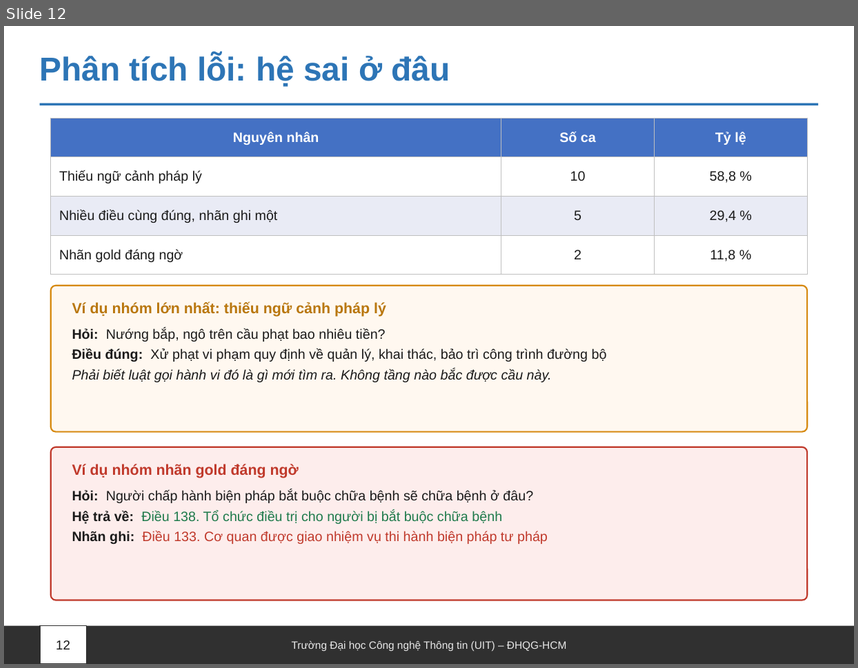
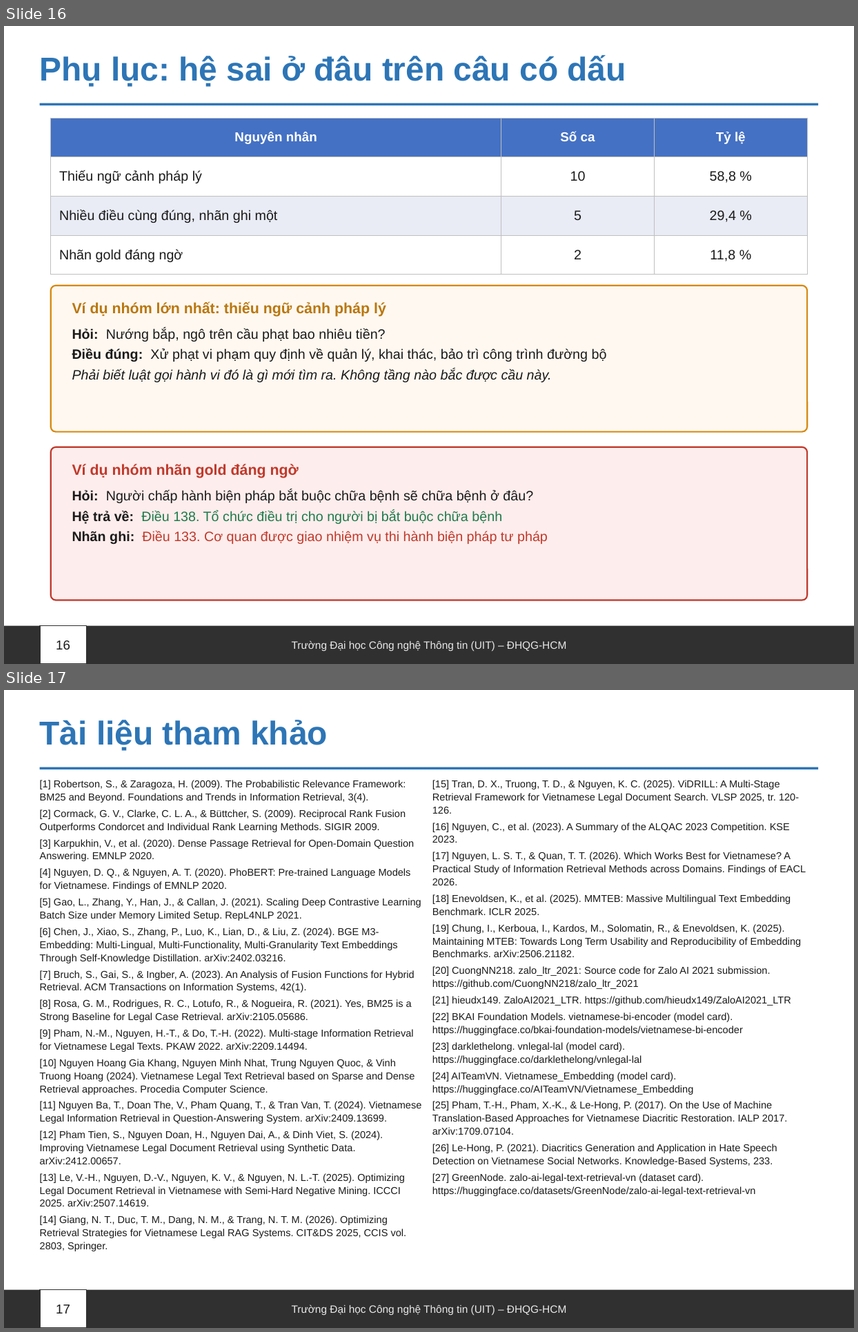
Before and after one commit to Messiac24/vietnamese-legal-retrieval-khong-dau, a slide deck: docs/slides/Nhom09_XLNNTN_BaoCao.pptx. Shown one above the other, each under a label of ours: slide 12 before the commit, slides 16 and 17 after it. The pictures are 858x668 and 858x1332 pixels, drawn with LibreOffice and Linux fonts; fonts in the diff are those of the drawing. Boxes give left, top, right and bottom in pixels: in the first picture for what was removed or moved away, otherwise in the second. Text is boxed around its words. In the diff, an @@ line names an element or a change of style, - is before the commit and + after.

Commit message:
docs: doi ten de tai, them nghien cuu truoc, sap lai slide cho 7 phut
- Ten moi: Truy hoi dieu luat tieng Viet cho cau hoi go khong dau: phuc hoi
  dau, truy hoi lai va kiem toan ro ri du lieu
- NGHIEN_CUU_LIEN_QUAN.md: 27 nguon da doi chieu, bon khoang trong, hai cau
  hoi nghien cuu, ket qua dat canh nghien cuu truoc
- Slide: 13 slide chinh va 4 phu luc. Them nghien cuu truoc, khoang trong,
  hai slide cau khong dau. Chia doan, bang bon o, phan tich loi chuyen xuong
  phu luc. Tai lieu tham khao doc thang tu NGHIEN_CUU_LIEN_QUAN.md

```diff
--- a/docs/slides/Nhom09_XLNNTN_BaoCao.pptx
+++ b/docs/slides/Nhom09_XLNNTN_BaoCao.pptx
@@ slide 17 added at (x1=4, y1=690, x2=854, y2=1328), background #FFFFFF @@
@@ text added at (x1=40, y1=720, x2=328, y2=751), 28 pt, text #2D75B6, bold @@
+Tài liệu tham khảo
@@ line added from (40, 768) to (818, 768), #2D75B6 2 pt @@
@@ text added at (x1=40, y1=780, x2=422, y2=1251), 8.5 pt, text #1A1A1A @@
+[1] Robertson, S., & Zaragoza, H. (2009). The Probabilistic Relevance Framework: BM25 and Beyond. Foundations and Trends in Information Retrieval, 3(4).
+[2] Cormack, G. V., Clarke, C. L. A., & Büttcher, S. (2009). Reciprocal Rank Fusion Outperforms Condorcet and Individual Rank Learning Methods. SIGIR 2009.
+[3] Karpukhin, V., et al. (2020). Dense Passage Retrieval for Open-Domain Question Answering. EMNLP 2020.
+[4] Nguyen, D. Q., & Nguyen, A. T. (2020). PhoBERT: Pre-trained Language Models for Vietnamese. Findings of EMNLP 2020.
+[5] Gao, L., Zhang, Y., Han, J., & Callan, J. (2021). Scaling Deep Contrastive Learning Batch Size under Memory Limited Setup. RepL4NLP 2021.
+[6] Chen, J., Xiao, S., Zhang, P., Luo, K., Lian, D., & Liu, Z. (2024). BGE M3-Embedding: Multi-Lingual, Multi-Functionality, Multi-Granularity Text Embeddings Through Self-Knowledge Distillation. arXiv:2402.03216.
+[7] Bruch, S., Gai, S., & Ingber, A. (2023). An Analysis of Fusion Functions for Hybrid Retrieval. ACM Transactions on Information Systems, 42(1).
+[8] Rosa, G. M., Rodrigues, R. C., Lotufo, R., & Nogueira, R. (2021). Yes, BM25 is a Strong Baseline for Legal Case Retrieval. arXiv:2105.05686.
+[9] Pham, N.-M., Nguyen, H.-T., & Do, T.-H. (2022). Multi-stage Information Retrieval for Vietnamese Legal Texts. PKAW 2022. arXiv:2209.14494.
+[10] Nguyen Hoang Gia Khang, Nguyen Minh Nhat, Trung Nguyen Quoc, & Vinh Truong Hoang (2024). Vietnamese Legal Text Retrieval based on Sparse and Dense Retrieval approaches. Procedia Computer Science.
+[11] Nguyen Ba, T., Doan The, V., Pham Quang, T., & Tran Van, T. (2024). Vietnamese Legal Information Retrieval in Question-Answering System. arXiv:2409.13699.
+[12] Pham Tien, S., Nguyen Doan, H., Nguyen Dai, A., & Dinh Viet, S. (2024). Improving Vietnamese Legal Document Retrieval using Synthetic Data. arXiv:2412.00657.
+[13] Le, V.-H., Nguyen, D.-V., Nguyen, K. V., & Nguyen, N. L.-T. (2025). Optimizing Legal Document Retrieval in Vietnamese with Semi-Hard Negative Mining. ICCCI 2025. arXiv:2507.14619.
+[14] Giang, N. T., Duc, T. M., Dang, N. M., & Trang, N. T. M. (2026). Optimizing Retrieval Strategies for Vietnamese Legal RAG Systems. CIT&DS 2025, CCIS vol. 2803, Springer.
@@ text added at (x1=432, y1=780, x2=806, y2=1196), 8.5 pt, text #1A1A1A @@
+[15] Tran, D. X., Truong, T. D., & Nguyen, K. C. (2025). ViDRILL: A Multi-Stage Retrieval Framework for Vietnamese Legal Document Search. VLSP 2025, tr. 120-126.
+[16] Nguyen, C., et al. (2023). A Summary of the ALQAC 2023 Competition. KSE 2023.
+[17] Nguyen, L. S. T., & Quan, T. T. (2026). Which Works Best for Vietnamese? A Practical Study of Information Retrieval Methods across Domains. Findings of EACL 2026.
+[18] Enevoldsen, K., et al. (2025). MMTEB: Massive Multilingual Text Embedding Benchmark. ICLR 2025.
+[19] Chung, I., Kerboua, I., Kardos, M., Solomatin, R., & Enevoldsen, K. (2025). Maintaining MTEB: Towards Long Term Usability and Reproducibility of Embedding Benchmarks. arXiv:2506.21182.
+[20] CuongNN218. zalo_ltr_2021: Source code for Zalo AI 2021 submission. https://github.com/CuongNN218/zalo_ltr_2021
+[21] hieudx149. ZaloAI2021_LTR. https://github.com/hieudx149/ZaloAI2021_LTR
+[22] BKAI Foundation Models. vietnamese-bi-encoder (model card). https://huggingface.co/bkai-foundation-models/vietnamese-bi-encoder
+[23] darklethelong. vnlegal-lal (model card). https://huggingface.co/darklethelong/vnlegal-lal
+[24] AITeamVN. Vietnamese_Embedding (model card). https://huggingface.co/AITeamVN/Vietnamese_Embedding
+[25] Pham, T.-H., Pham, X.-K., & Le-Hong, P. (2017). On the Use of Machine Translation-Based Approaches for Vietnamese Diacritic Restoration. IALP 2017. arXiv:1709.07104.
+[26] Le-Hong, P. (2021). Diacritics Generation and Application in Hate Speech Detection on Vietnamese Social Networks. Knowledge-Based Systems, 233.
+[27] GreenNode. zalo-ai-legal-text-retrieval-vn (dataset card). https://huggingface.co/datasets/GreenNode/zalo-ai-legal-text-retrieval-vn
@@ rectangle added at (x1=4, y1=1290, x2=854, y2=1328), fill #303030 @@
@@ rectangle added at (x1=40, y1=1290, x2=87, y2=1328), fill #FFFFFF, outline #303030 1 pt @@
@@ text added at (x1=56, y1=1304, x2=70, y2=1313), 11 pt, text #1A1A1A @@
+17
@@ text added at (x1=292, y1=1304, x2=566, y2=1314), 9 pt, text #E8E8E8 @@
+Trường Đại học Công nghệ Thông tin (UIT) – ĐHQG-HCM
@@ what was slide 12 is now slide 16 @@
@@ slide 16 changed as well @@
@@ text at (x1=40, y1=55, x2=626, y2=87): text changed @@
-Phân tích lỗi: hệ sai ở đâu
+Phụ lục: hệ sai ở đâu trên câu có dấu
@@ table at (x1=51, y1=118, x2=807, y2=265) @@
@@ size 11.5 to 11 pt in "Nguyên nhân", "Số ca", "Tỷ lệ" @@
@@ text at (x1=56, y1=640, x2=70, y2=649): text changed @@
-12
+16
```
Also in this commit, not shown: 11 other slides changed, 4 other slides added, 1 slide removed, 5 other files.
